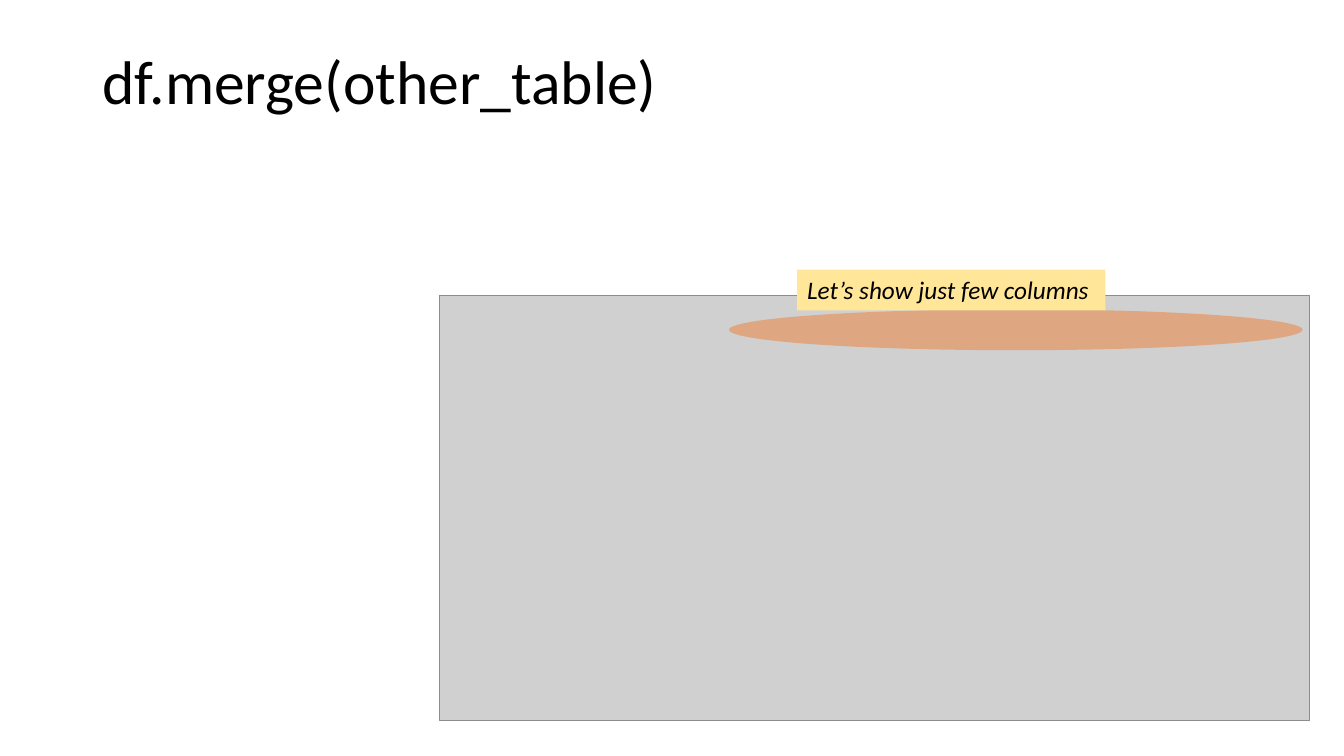
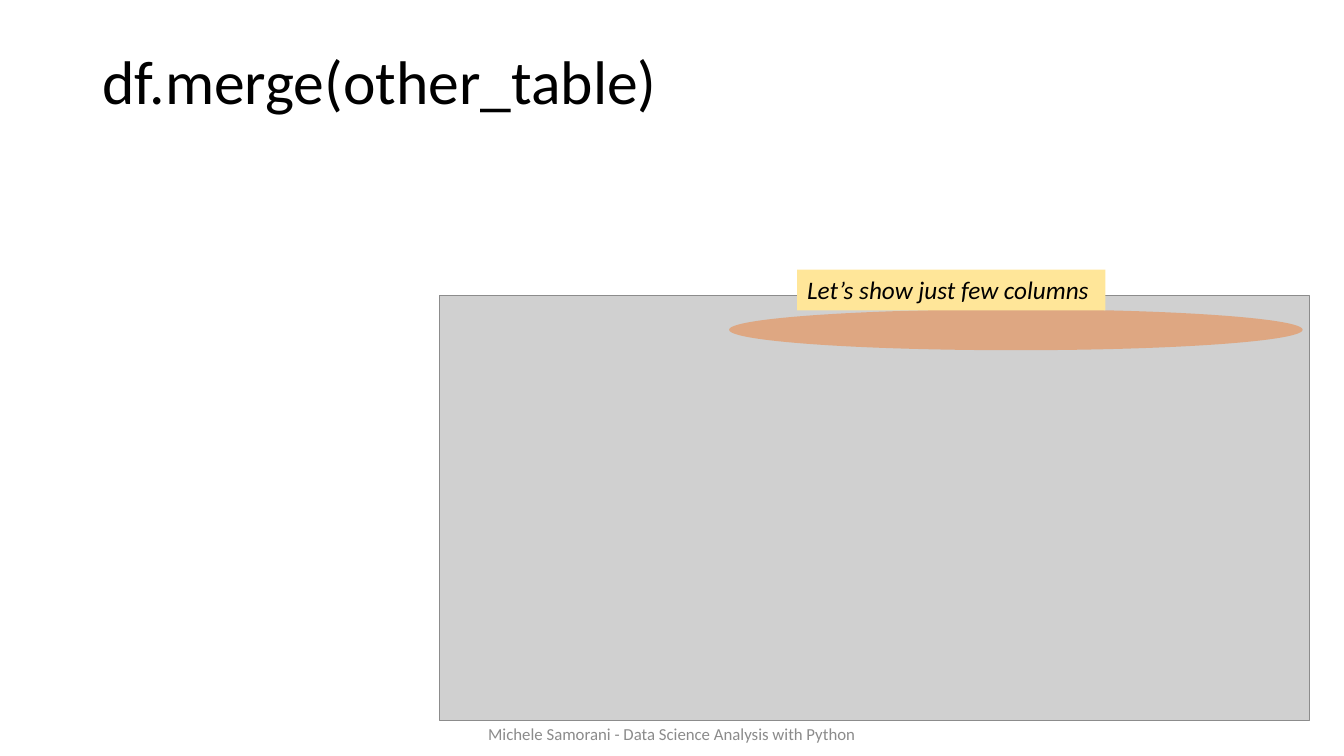
Before and after one commit to samorani/Data-Science-Analysis-with-Python, a slide deck: slide 9 of Module 7 -- merge/Module 7 merge.pptx. Drawn at 1344x756 pixels with LibreOffice and Linux fonts; fonts in the diff are those of the drawing; grey boxes stand for pictures. Boxes give left, top, right and bottom in pixels: in the first picture for what was removed or moved away, otherwise in the second. Text is boxed around its words. In the diff, an @@ line names an element or a change of style, - is before the commit and + after.

```diff
--- a/Module 7 -- merge/Module 7 merge.pptx
+++ b/Module 7 -- merge/Module 7 merge.pptx
@@ text added at box(488, 728, 854, 743), 12 pt, text #8C8C8C @@
+Michele Samorani - Data Science Analysis with Python
```
Also in this commit, not shown: 15 other slides changed, 1 slide added, 1 slide removed, 1 other file.
